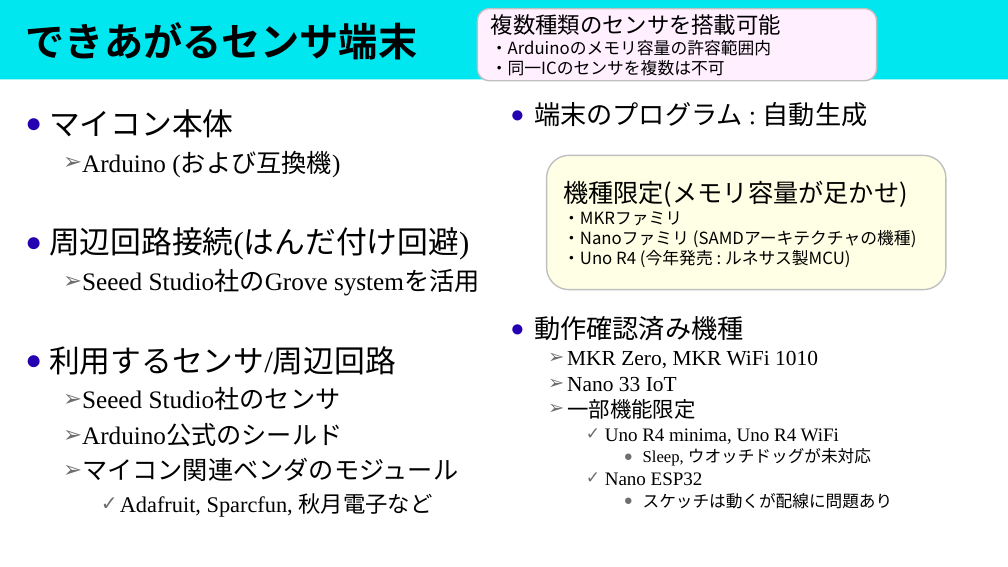
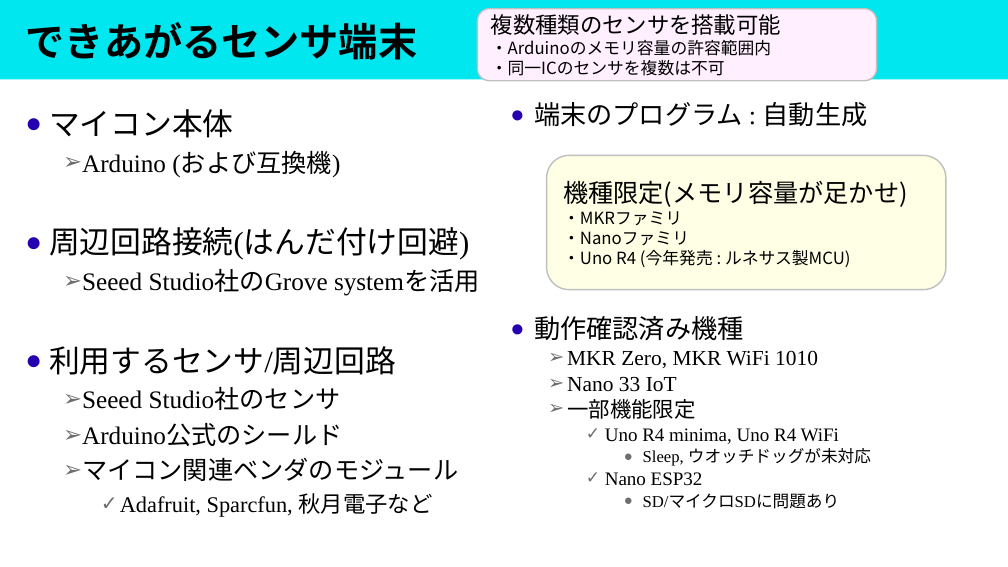
Before and after one commit to masaaki-noro/Gen_arduino_mqtt, a slide deck: slide 6 of Doc/Presentation/プロジェクト概要.pptx. Drawn at 1008x567 pixels with LibreOffice and Linux fonts; fonts in the diff are those of the drawing. Boxes give left, top, right and bottom in pixels: in the first picture for what was removed or moved away, otherwise in the second. Text is boxed around its words. In the diff, an @@ line names an element or a change of style, - is before the commit and + after.

```diff
--- a/Doc/Presentation/プロジェクト概要.pptx
+++ b/Doc/Presentation/プロジェクト概要.pptx
@@ text in rounded rectangle at bbox=[563, 231, 689, 245]: text changed @@
-・Nanoファミリ (SAMDアーキテクチャの機種)
+・Nanoファミリ
@@ text at bbox=[643, 494, 840, 509]: text changed @@
-      ● スケッチは動くが配線に問題あり
+      ● SD/マイクロSDに問題あり
```
Also in this commit, not shown: 2 other slides changed, 2 slides added, 11 other files.
